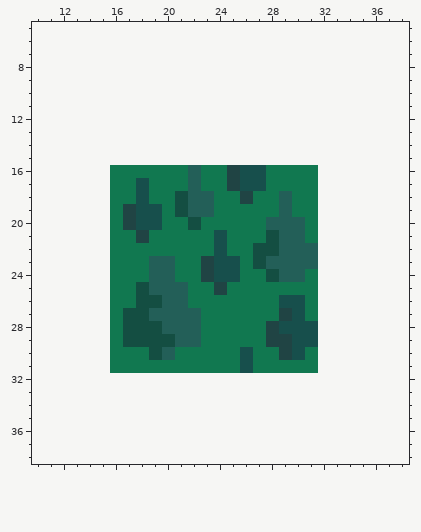
Pixel-art sprite: app/src/main/resources/forest.png. Above, as it was before the edit.
The file is 16x16 pixels. Colours within 5 levels of each other are drawn and written as one. Shown: x 10..38, y 5..38. The old version is drawn lined up with the new one, on the new canvas.
After:
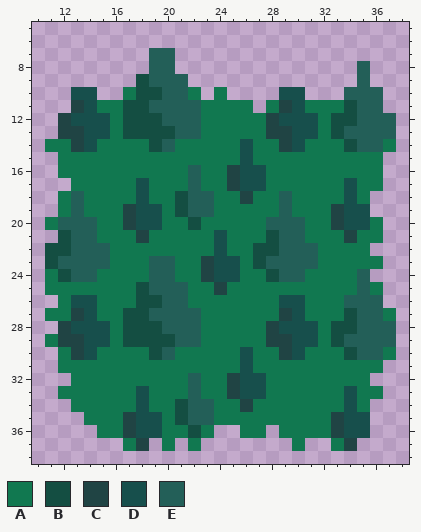
Palette (. is transparent): A #117850  B #144e42  C #204444  D #174f4c  E #235f58
Diff:
canvas 16x16 -> 48x48, the old top-left corner now at 16,16
@@ x 10..38 @@
  6 .............................
- 7 .............................
- 8 .............................
- 9 .............................
-10 .............................
-11 .............................
-12 .............................
-13 .............................
-14 .............................
-15 .............................
-16 ......AAAAAAEAACDDAAAA.......
-17 ......AADAAAEAACDDAAAA.......
-18 ......AADAABEEAACAAEAA.......
-19 ......ACDDABEEAAAAAEAA.......
-20 ......ACDDAABAAAAAEEEA.......
-21 ......AACAAAAADAAABEEA.......
-22 ......AAAAAAAADAABBEEE.......
-23 ......AAAEEAACDDABEEEE.......
-24 ......AAAEEAACDDAABEEA.......
-25 ......AABEEEAACAAAAAAA.......
-26 ......AABBEEAAAAAAADDA.......
-27 ......ABBEEEEAAAAAACDA.......
-28 ......ABBBEEEAAAAACDDD.......
-29 ......ABBBBEEAAAAACCDD.......
-30 ......AAABEAAAAADAACDA.......
-31 ......AAAAAAAAAADAAAAA.......
-32 .............................
-33 .............................
-34 .............................
-35 .............................
-36 .............................
-37 .............................
+ 7 .........EE..................
+ 8 .........EE..............E...
+ 9 ........BEEE.............E...
+10 ...DD..ABBEEA.A....DD...EEE..
+11 ...CDAABBEEEEAAAA.ACDAAABEE..
+12 ..CDDDABBBEEEAAAAACDDDABBEEE.
+13 ..CCDDABBBBEEAAAAACCDDABEEEE.
+14 .AACDAAAABEAAAAADAACDAAABEEA.
+15 ..AAAAAAAAAAAAAADAAAAAAAAAA..
+16 ..AAAAAAAAAAEAACDDAAAAAAAAA..
+17 ...AAAAADAAAEAACDDAAAAAADAA..
+18 ..AEAAAADAABEEAACAAEAAAADA...
+19 ..AEAAACDDABEEAAAAAEAAACDD...
+20 .AEEEAACDDAABAAAAAEEEAACDDA..
+21 ..BEEAAACAAAAADAAABEEAAACAA..
+22 .BBEEEAAAAAAAADAABBEEEAAAA...
+23 .BEEEEAAAEEAACDDABEEEEAAAAA..
+24 .ABEEAAAAEEAACDDAABEEAAAAE...
+25 .AAAAAAABEEEAACAAAAAAAAAAEA..
+26 ..ADDAAABBEEAAAAAAADDAAAEEE..
+27 .AACDAABBEEEEAAAAAACDAAABEEA.
+28 ..CDDDABBBEEEAAAAACDDDABBEEE.
+29 .ACCDDABBBBEEAAAAACCDDABEEEE.
+30 ..ACDAAAABEAAAAADAACDAAABEEA.
+31 ..AAAAAAAAAAAAAADAAAAAAAAAA..
+32 ...AAAAAAAAAEAACDDAAAAAAAA...
+33 ..AAAAAADAAAEAACDDAAAAAADAA..
+34 ...AAAAADAABEEAACAAAAAAADA...
+35 ....AAACDDABEEAAAAAAAAACDD...
+36 .....AACDDAABA..AA.AAAACDD...
+37 .......AC.A.A.......A..AC....
 38 .............................
